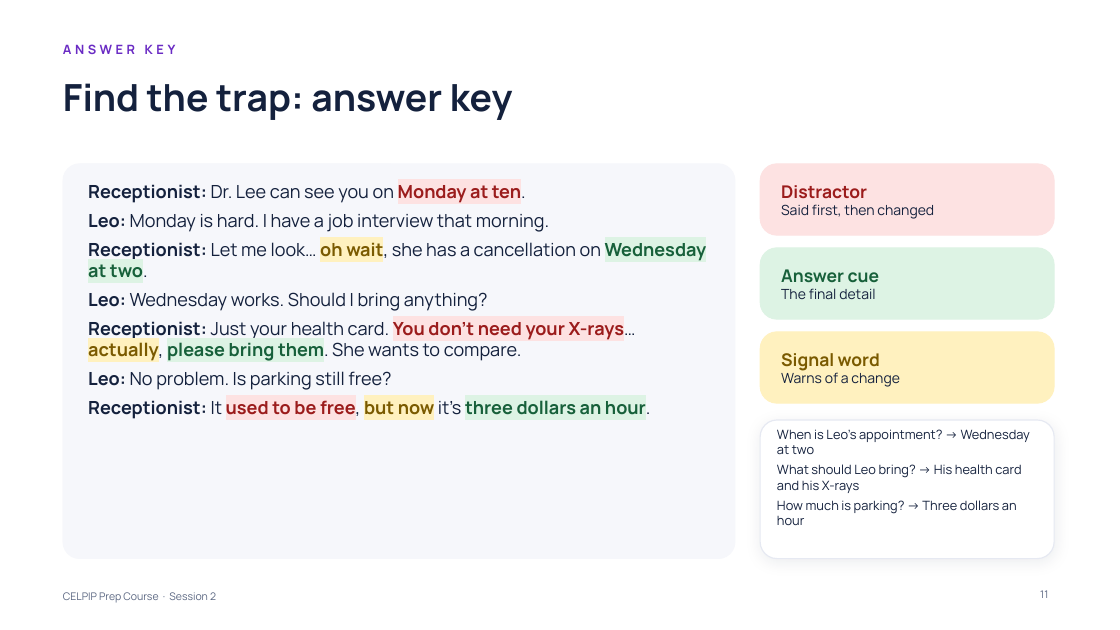
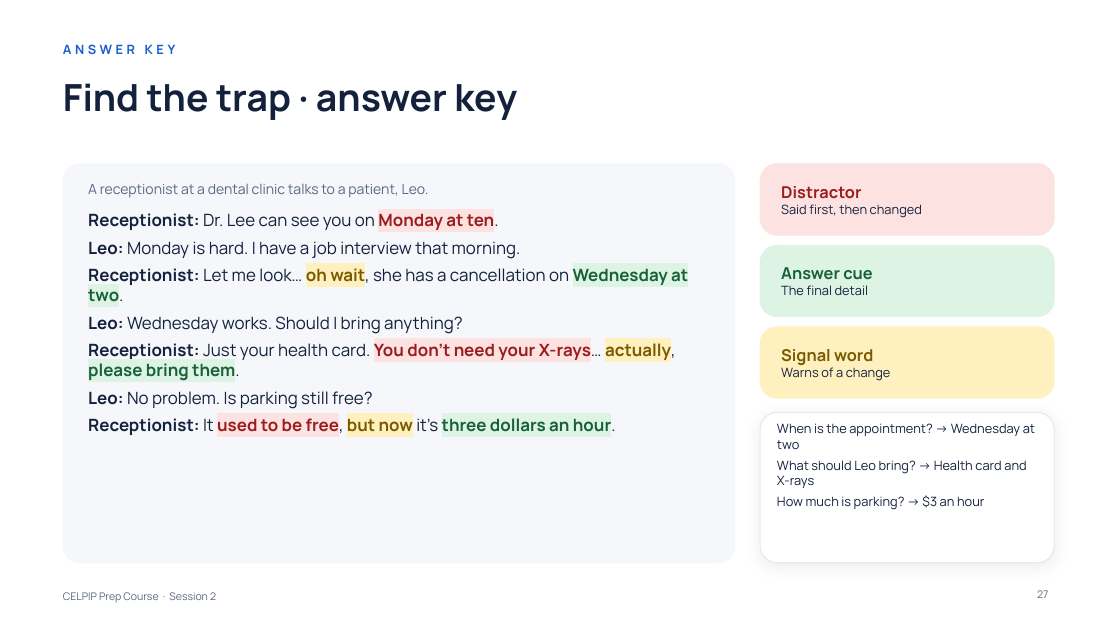
Before and after one commit to learnovateqa/The_English_Academy_CELPIP, a slide deck: slide 27 of decks/session-02.pptx (slide 11 before the commit). Drawn at 1120x630 pixels with LibreOffice and Linux fonts; fonts in the diff are those of the drawing. Boxes give left, top, right and bottom in pixels: in the first picture for what was removed or moved away, otherwise in the second. Text is boxed around its words. In the diff, an @@ line names an element or a change of style, - is before the commit and + after.

```diff
--- a/decks/session-02.pptx
+++ b/decks/session-02.pptx
@@ text "ANSWER KEY" at bbox=[63, 44, 176, 54]: text colour #6A2BC4 to #1A5FCC @@
@@ title at bbox=[63, 83, 517, 120]: text changed @@
-Find the trap: answer key
+Find the trap · answer key
@@ rounded rectangle: place and size @@
-rounded rectangle at bbox=[63, 164, 735, 559]
+rounded rectangle at bbox=[63, 164, 735, 563]
@@ rounded rectangle at bbox=[63, 164, 735, 563]: proportions changed @@
@@ text "Distractor" at bbox=[781, 186, 922, 218]: size 15 to 14 pt in "Distractor"; size 12 to 11 pt in "Said first, then changed" @@
@@ text added at bbox=[88, 184, 429, 198], 12 pt, text #5B6782 @@
+A receptionist at a dental clinic talks to a patient, Leo.
@@ text at bbox=[88, 213, 688, 435]: size 15.5 to 14.5 pt in "Receptionist: Dr. Lee can see you on ...", "Leo: Monday is hard. I have a ...", "Receptionist: Let me look… oh wait, she ...", "Leo: Wednesday works. Should I bring anything?" and 2 more places @@
@@ text "Receptionist: Dr. Lee can see ...": place and size @@
-text "Receptionist: Dr. Lee can see ..." at bbox=[88, 184, 706, 419]
+text "Receptionist: Dr. Lee can see ..." at bbox=[88, 213, 688, 435]
@@ text "Answer cue" at bbox=[781, 267, 872, 295]: size 15 to 14 pt in "Answer cue"; size 12 to 11 pt in "The final detail" @@
@@ rounded rectangle: place and size @@
-rounded rectangle at bbox=[760, 332, 1054, 403]
+rounded rectangle at bbox=[760, 327, 1054, 398]
@@ text "Signal word" at bbox=[781, 349, 891, 381]: size 15 to 14 pt in "Signal word"; size 12 to 11 pt in "Warns of a change" @@
@@ text at bbox=[88, 340, 676, 381]: text changed; size 15.5 to 14.5 pt @@
-Receptionist: Just your health card. You don’t need your X-rays… actually, please bring them. She wants to compare.
+Receptionist: Just your health card. You don’t need your X-rays… actually, please bring them.
@@ rounded rectangle at bbox=[760, 413, 1054, 563]: proportions changed @@
@@ rounded rectangle: place and size @@
-rounded rectangle at bbox=[760, 420, 1054, 559]
+rounded rectangle at bbox=[760, 413, 1054, 563]
@@ text at bbox=[777, 423, 1035, 510]: text changed @@
-When is Leo’s appointment? → Wednesday at two
-What should Leo bring? → His health card and his X-rays
-How much is parking? → Three dollars an hour
+When is the appointment? → Wednesday at two
+What should Leo bring? → Health card and X-rays
+How much is parking? → $3 an hour
@@ page number at bbox=[1037, 590, 1048, 598]: text changed @@
-11
+27
```
Also in this commit, not shown: 10 other slides changed, 21 slides added, 2 slides removed, 15 other files.
